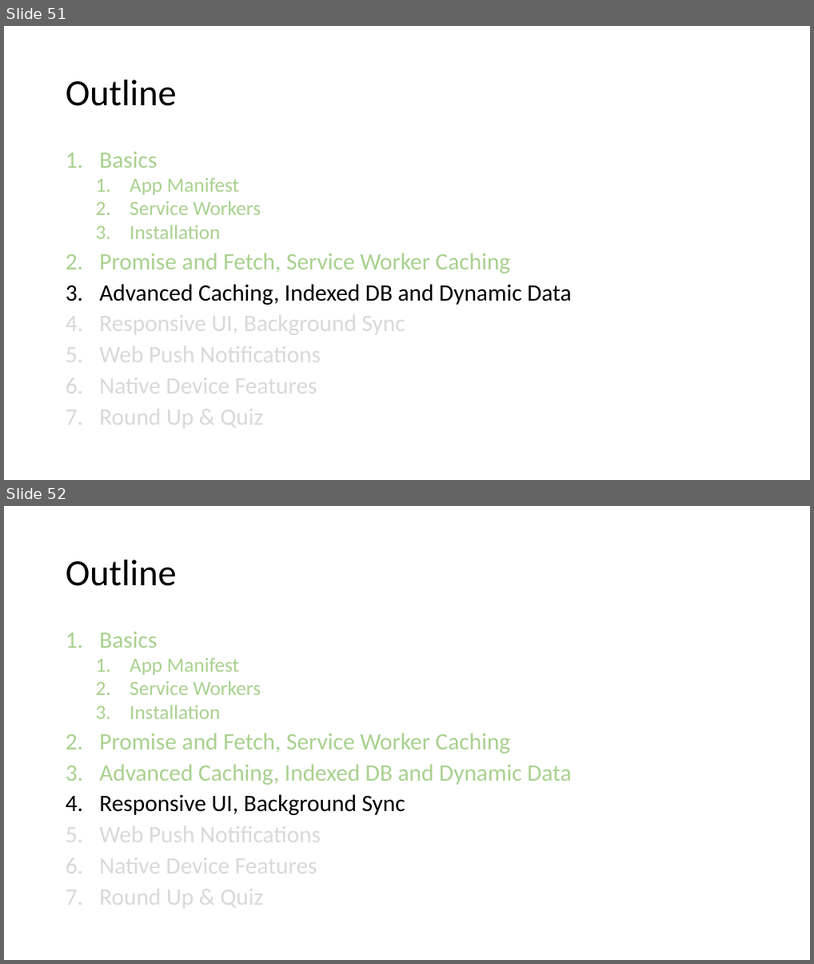
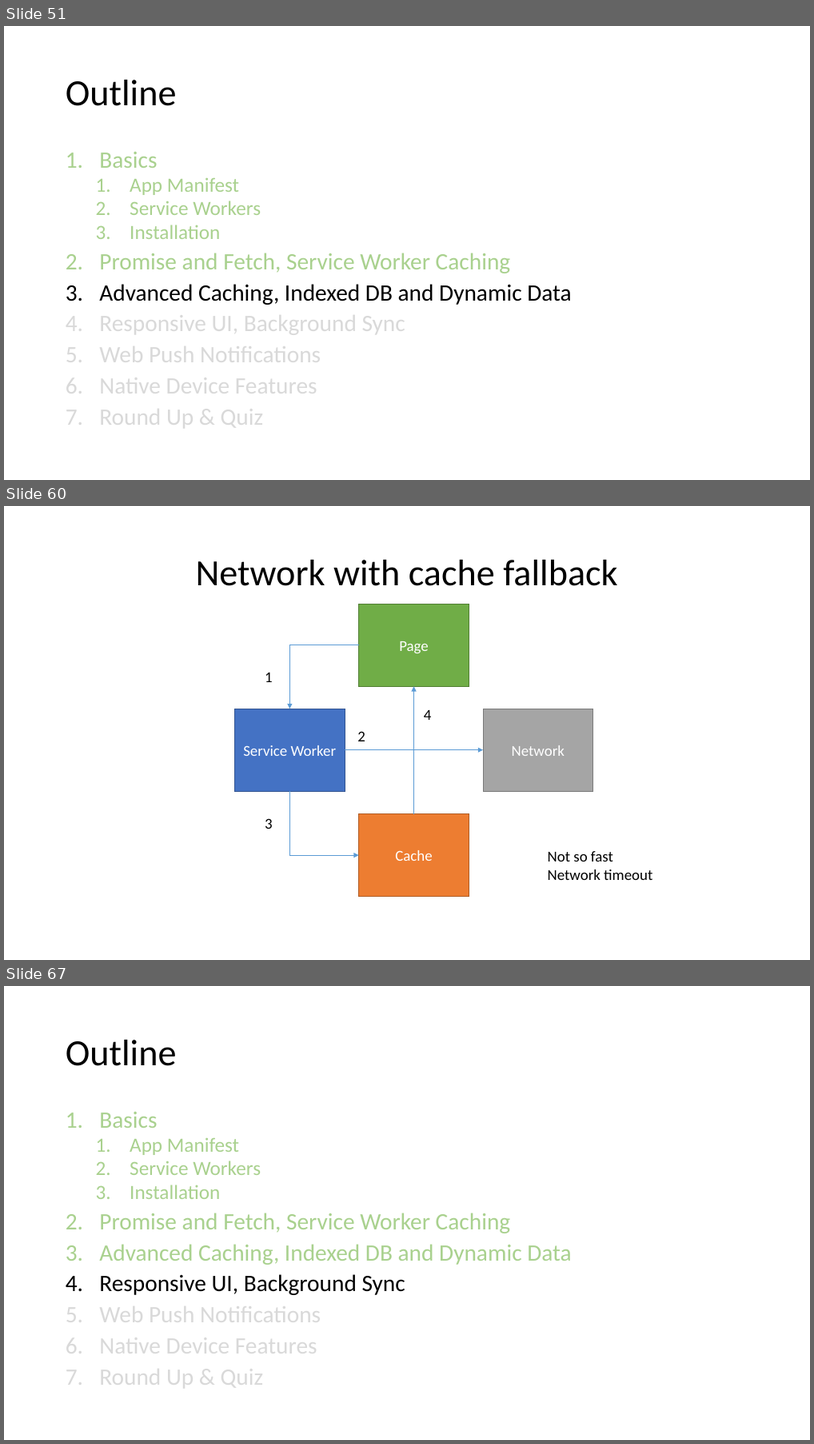
Before and after one commit to SteveNox/PWACourseProgress, a slide deck: course/Progressive Web Apps.pptx. Shown one above the other, each under a label of ours: slides 51 and 52 before the commit, slides 51, 60 and 67 after it; the slides between them are not shown. The pictures are 814x964 and 814x1444 pixels, drawn with LibreOffice and Linux fonts; fonts in the diff are those of the drawing. Boxes give left, top, right and bottom in pixels: in the first picture for what was removed or moved away, otherwise in the second. Text is boxed around its words. In the diff, an @@ line names an element or a change of style, - is before the commit and + after.

```diff
--- a/course/Progressive Web Apps.pptx
+++ b/course/Progressive Web Apps.pptx
@@ slide 60 added at box(4, 506, 810, 960), background #FFFFFF @@
@@ title added at box(196, 560, 618, 586), 44 pt, text #000000 @@
+Network with cache fallback
@@ rectangle added at box(359, 604, 470, 687), fill #70AD47, outline #538035 1 pt, 18 pt, text #FFFFFF @@
+Page
@@ elbow arrow added from (359, 645) to (290, 708), #5B9BD5 0.5 pt @@
@@ text added at box(265, 672, 273, 682), 18 pt, text #000000 @@
+1
@@ arrow added from (414, 814) to (414, 686), #5B9BD5 0.5 pt @@
@@ rectangle added at box(235, 708, 345, 792), fill #4472C4, outline #325491 1 pt, 18 pt, text #FFFFFF @@
+Service Worker
@@ text added at box(424, 710, 432, 720), 18 pt, text #000000 @@
+4
@@ rectangle added at box(483, 708, 594, 792), fill #A5A5A5, outline #7A7A7A 1 pt, 18 pt, text #FFFFFF @@
+Network
@@ text added at box(358, 731, 366, 741), 18 pt, text #000000 @@
+2
@@ arrow added from (345, 750) to (483, 750), #5B9BD5 0.5 pt @@
@@ elbow arrow added from (290, 791) to (359, 855), #5B9BD5 0.5 pt @@
@@ rectangle added at box(359, 814, 470, 896), fill #ED7D31, outline #AF5C24 1 pt, 18 pt, text #FFFFFF @@
+Cache
@@ text added at box(265, 818, 273, 828), 18 pt, text #000000 @@
+3
@@ text added at box(548, 851, 653, 880), 18 pt, text #000000 @@
+Not so fast
+Network timeout
@@ what was slide 52 is now slide 67 @@
```
Also in this commit, not shown: 14 other slides added, 5 other files.
